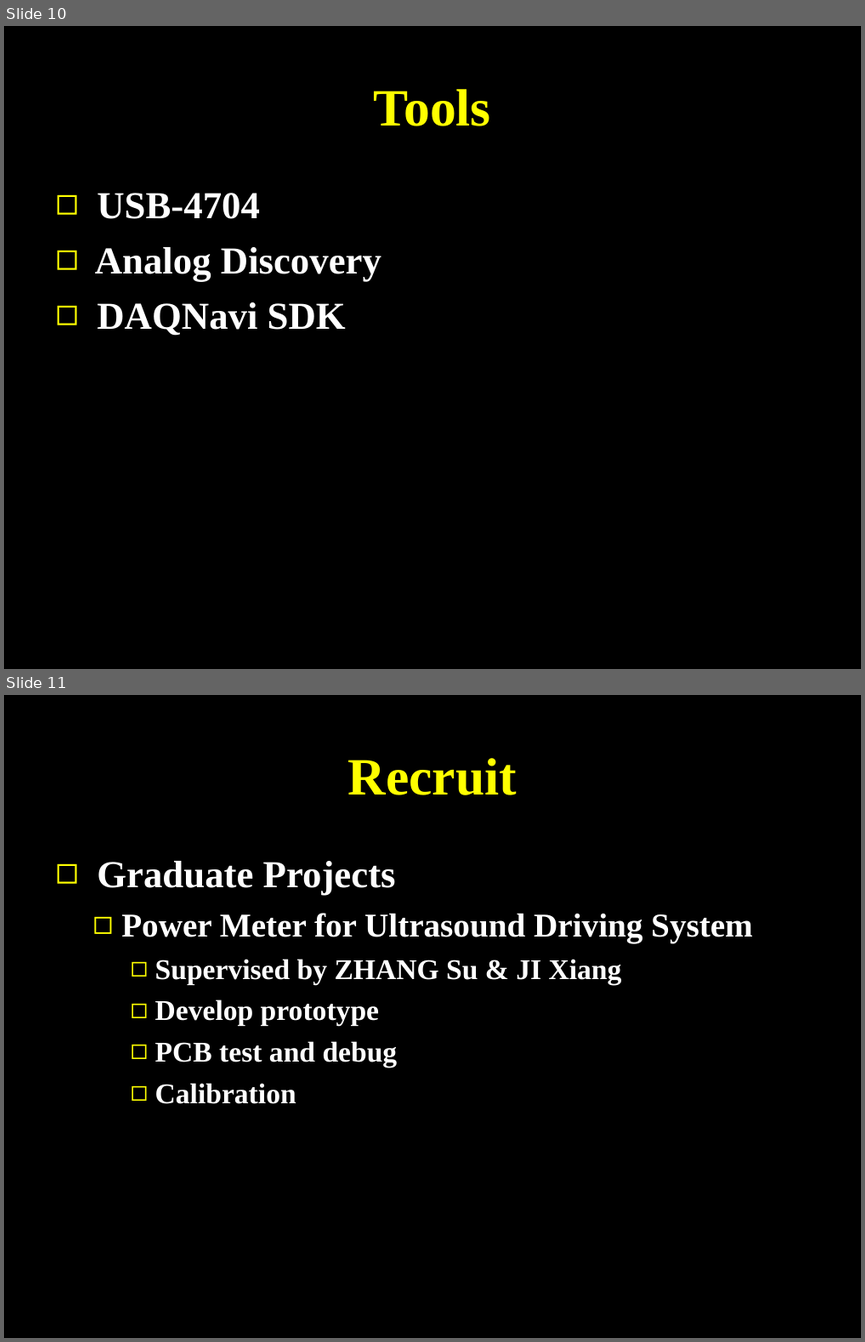
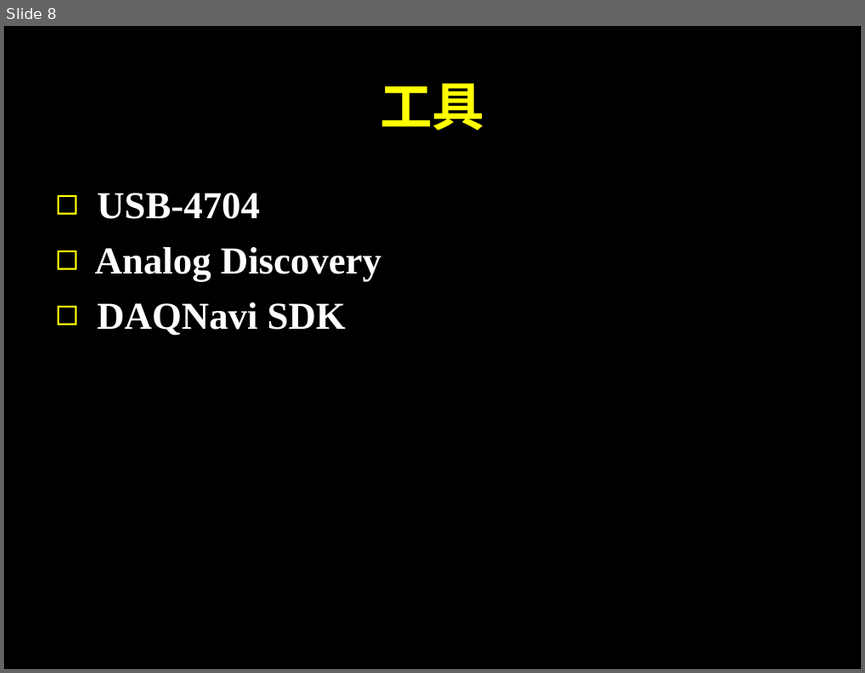
Before and after one commit to SJTUCourse/BI450, a slide deck: Lectures/2017 Fall/Lecture 2/Lecture 2.ppt. Shown one above the other, each under a label of ours: slides 10 and 11 before the commit, slide 8 after it. The pictures are 865x1342 and 865x673 pixels, drawn with LibreOffice and Linux fonts; fonts in the diff are those of the drawing. Boxes give left, top, right and bottom in pixels: in the first picture for what was removed or moved away, otherwise in the second. Text is boxed around its words. In the diff, an @@ line names an element or a change of style, - is before the commit and + after.

```diff
--- a/Lectures/2017 Fall/Lecture 2/Lecture 2.ppt
+++ b/Lectures/2017 Fall/Lecture 2/Lecture 2.ppt
@@ slide 11 removed at box(4, 695, 861, 1338), background #000000 @@
@@ title removed at box(348, 758, 517, 795) @@
-Recruit
@@ text removed at box(97, 861, 753, 1104) @@
-◻ Graduate Projects
-  ◻ Power Meter for Ultrasound Driving System
-    ◻ Supervised by ZHANG Su & JI Xiang
-    ◻ Develop prototype
-    ◻ PCB test and debug
-    ◻ Calibration
@@ what was slide 10 is now slide 8 @@
@@ slide 8 changed as well @@
@@ title at box(380, 83, 484, 131): text changed @@
-Tools
+工具
```
Also in this commit, not shown: 2 other slides changed, 5 slides added, 7 other slides removed, 2 other files.
